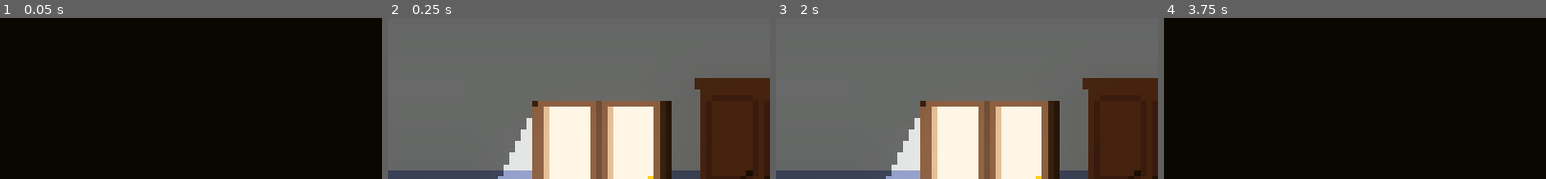
Above: before the commit, frames 1-4 (left to right).
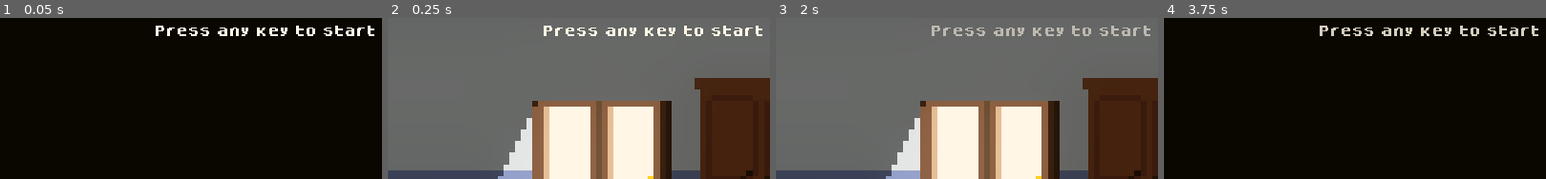
Above: after the commit, the same moments.

Repository: Pemmy0/Mama-Bear
Game: Godot game, scene res://Scenes/Cutscenes/scene_1_cut_scene.tscn
Two runs of this game, one before a commit and one after it. Both use one fixed random seed, a clock stepped at 60 frames per second and the inputs below. Sound files missing from this copy of the repository are replaced by a short silence.
Inputs:
- Up to frame 1 (0.05 s): no input
- Up to frame 2 (0.25 s): no input
- Up to frame 3 (2 s): tap Enter at 0.5, 1.25 s; hold D (Right) 0.53-1.28 s; hold Space (Interact) 0.53-1.28 s; hold A (Left) from 1.28 s (still down); tap Space (Interact) at 1.35 s
- Up to frame 4 (3.75 s): tap Enter at 2, 2.75, 3.5 s; release A (Left) at 2.03 s; hold Space (Interact) 2.03-2.78 s; hold D (Right) 2.03-3.53 s; tap Space (Interact) at 2.85 s; hold A (Left) from 3.53 s (still down); hold Space (Interact) from 3.53 s (still down)
The pictures show only the part of the screen within x 15-65%, y 6-56%; the shares and areas given below are measured in that part.

The runs differ from the first frame. In frame 1, 1.3% of the frame differs, in the area x 40-98%, y 4-12%; in frame 2, 1.3%; in frame 3, 1.3%; in frame 4, 1.3%.

Commit message:
Added start screen
Added start screen text

Diff:
--- a/Scenes/Cutscenes/scene_1_cut_scene.tscn
+++ b/Scenes/Cutscenes/scene_1_cut_scene.tscn
@@ -1,9 +1,10 @@
-[gd_scene load_steps=81 format=3 uid="uid://bm5tugqlakpq0"]
+[gd_scene load_steps=85 format=3 uid="uid://bm5tugqlakpq0"]
 
 [ext_resource type="Script" path="res://Scripts/Scenes/scene_1_cut_scene.gd" id="1_261dg"]
 [ext_resource type="Texture2D" uid="uid://6bfkplgca3dq" path="res://Assets/Cutscenes/Scene 1 ( Waking Up )-Sheet.png" id="1_qtf0i"]
 [ext_resource type="AudioStream" uid="uid://bhysxj3cm4aqu" path="res://SFX/Footstep wood.mp3" id="2_3s3jj"]
 [ext_resource type="Texture2D" uid="uid://bxqf5dqewggm8" path="res://Assets/Cutscenes/Scene 1 ( Sleepin )-Sheet.png" id="3_tfpfy"]
+[ext_resource type="FontFile" uid="uid://rkgcui5bcph0" path="res://Assets/Fonts/dogicapixelbold.ttf" id="5_oa0l7"]
 
 [sub_resource type="Gradient" id="Gradient_7sevb"]
 offsets = PackedFloat32Array(0, 0.107143, 1)
@@ -547,6 +548,43 @@
 "speed": 6.0
 }]
 
+[sub_resource type="Animation" id="Animation_5eegs"]
+resource_name = "start animation"
+length = 2.0
+tracks/0/type = "value"
+tracks/0/imported = false
+tracks/0/enabled = true
+tracks/0/path = NodePath("MarginContainer/Label:theme_override_colors/font_color")
+tracks/0/interp = 1
+tracks/0/loop_wrap = true
+tracks/0/keys = {
+"times": PackedFloat32Array(0, 1, 2),
+"transitions": PackedFloat32Array(1, 1, 1),
+"update": 0,
+"values": [Color(1, 1, 1, 1), Color(1, 1, 1, 1), Color(1, 1, 1, 0)]
+}
+
+[sub_resource type="Animation" id="Animation_7e5c5"]
+length = 0.001
+tracks/0/type = "value"
+tracks/0/imported = false
+tracks/0/enabled = true
+tracks/0/path = NodePath("MarginContainer/Label:theme_override_colors/font_color")
+tracks/0/interp = 1
+tracks/0/loop_wrap = true
+tracks/0/keys = {
+"times": PackedFloat32Array(0),
+"transitions": PackedFloat32Array(1),
+"update": 0,
+"values": [Color(1, 1, 1, 1)]
+}
+
+[sub_resource type="AnimationLibrary" id="AnimationLibrary_3cdkd"]
+_data = {
+"RESET": SubResource("Animation_7e5c5"),
+"start animation": SubResource("Animation_5eegs")
+}
+
 [node name="Scene 1 Cut Scene" type="Node2D"]
 position = Vector2(264, 148)
 script = ExtResource("1_261dg")
@@ -561,5 +599,27 @@
 
 [node name="AudioStreamPlayer" type="AudioStreamPlayer" parent="."]
 
+[node name="MarginContainer" type="MarginContainer" parent="."]
+offset_left = -83.0
+offset_top = -108.0
+offset_right = 83.0
+offset_bottom = -68.0
+size_flags_horizontal = 4
+size_flags_vertical = 4
+
+[node name="Label" type="Label" parent="MarginContainer"]
+layout_mode = 2
+size_flags_horizontal = 4
+theme_override_colors/font_color = Color(1, 1, 1, 1)
+theme_override_fonts/font = ExtResource("5_oa0l7")
+theme_override_font_sizes/font_size = 8
+text = "Press any key to start"
+horizontal_alignment = 1
+
+[node name="AnimationPlayer" type="AnimationPlayer" parent="."]
+libraries = {
+"": SubResource("AnimationLibrary_3cdkd")
+}
+
 [connection signal="animation_finished" from="Cutscene" to="." method="_on_cutscene_animation_finished"]
 [connection signal="frame_changed" from="Cutscene" to="." method="_on_cutscene_frame_changed"]
--- a/Scripts/Scenes/scene_1_cut_scene.gd
+++ b/Scripts/Scenes/scene_1_cut_scene.gd
@@ -14,8 +14,9 @@
 	cutscene.play("Default")
 
 func _process(delta):
-	if Input.is_action_just_pressed("Interact"):
+	if Input.is_anything_pressed():
 		stop_loop = true
+		$AnimationPlayer.play("start animation")
 
 func load_sfx(sfx_to_load):
 	if audio_stream_player.stream != sfx_to_load:
